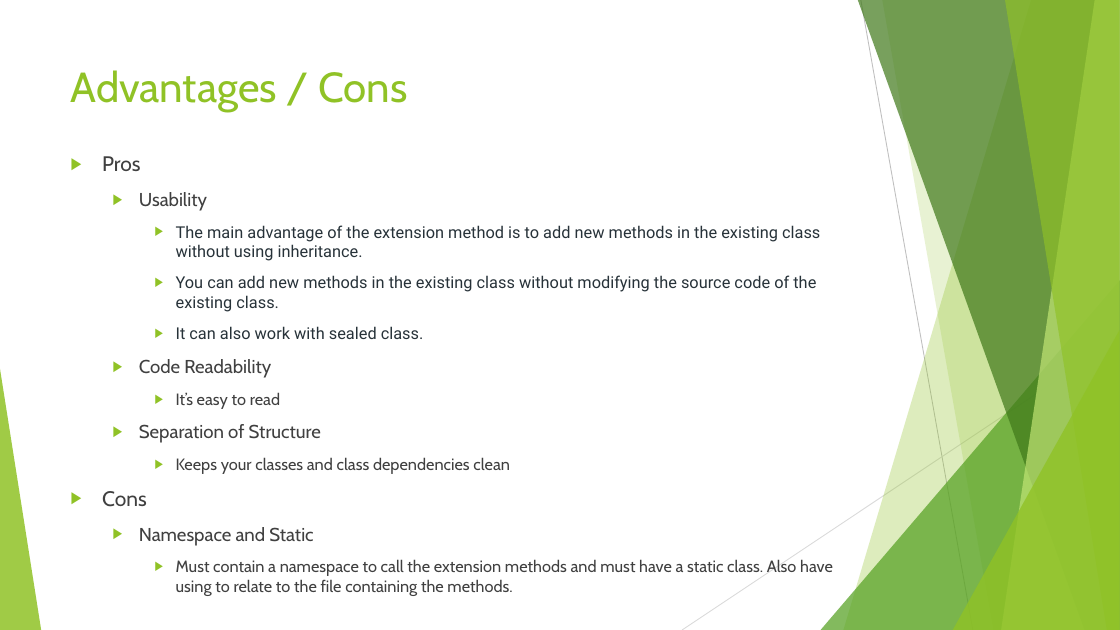
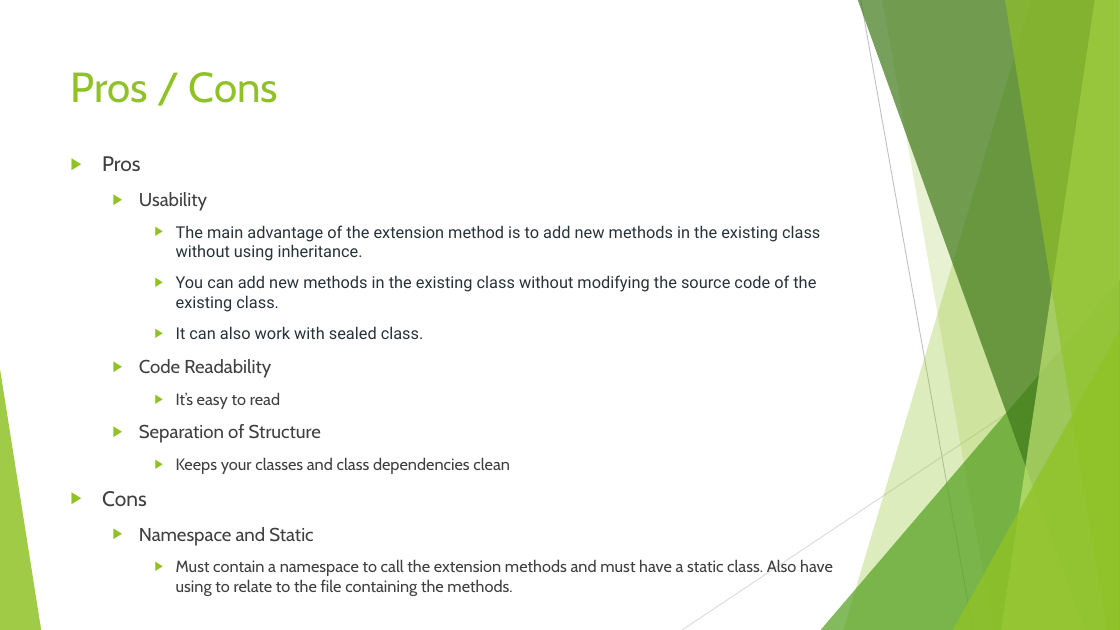
Before and after one commit to 230206-NET/Mspatel, a slide deck: slide 4 of wk2/Presentation/C# Extension Methods.pptx. Drawn at 1120x630 pixels with LibreOffice and Linux fonts; fonts in the diff are those of the drawing. Boxes give left, top, right and bottom in pixels: in the first picture for what was removed or moved away, otherwise in the second. Text is boxed around its words. In the diff, an @@ line names an element or a change of style, - is before the commit and + after.

Commit message:
Reword presentation

```diff
--- a/wk2/Presentation/C# Extension Methods.pptx
+++ b/wk2/Presentation/C# Extension Methods.pptx
@@ title at [71,72,278,103]: text changed @@
-Advantages / Cons
+Pros / Cons
```
Also in this commit, not shown: 1 other slide changed.
